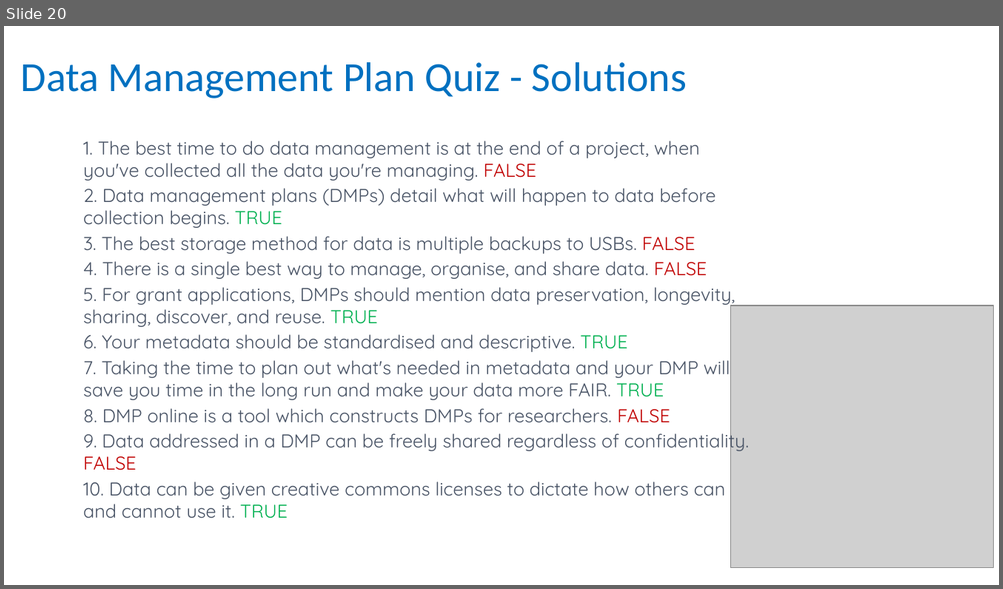
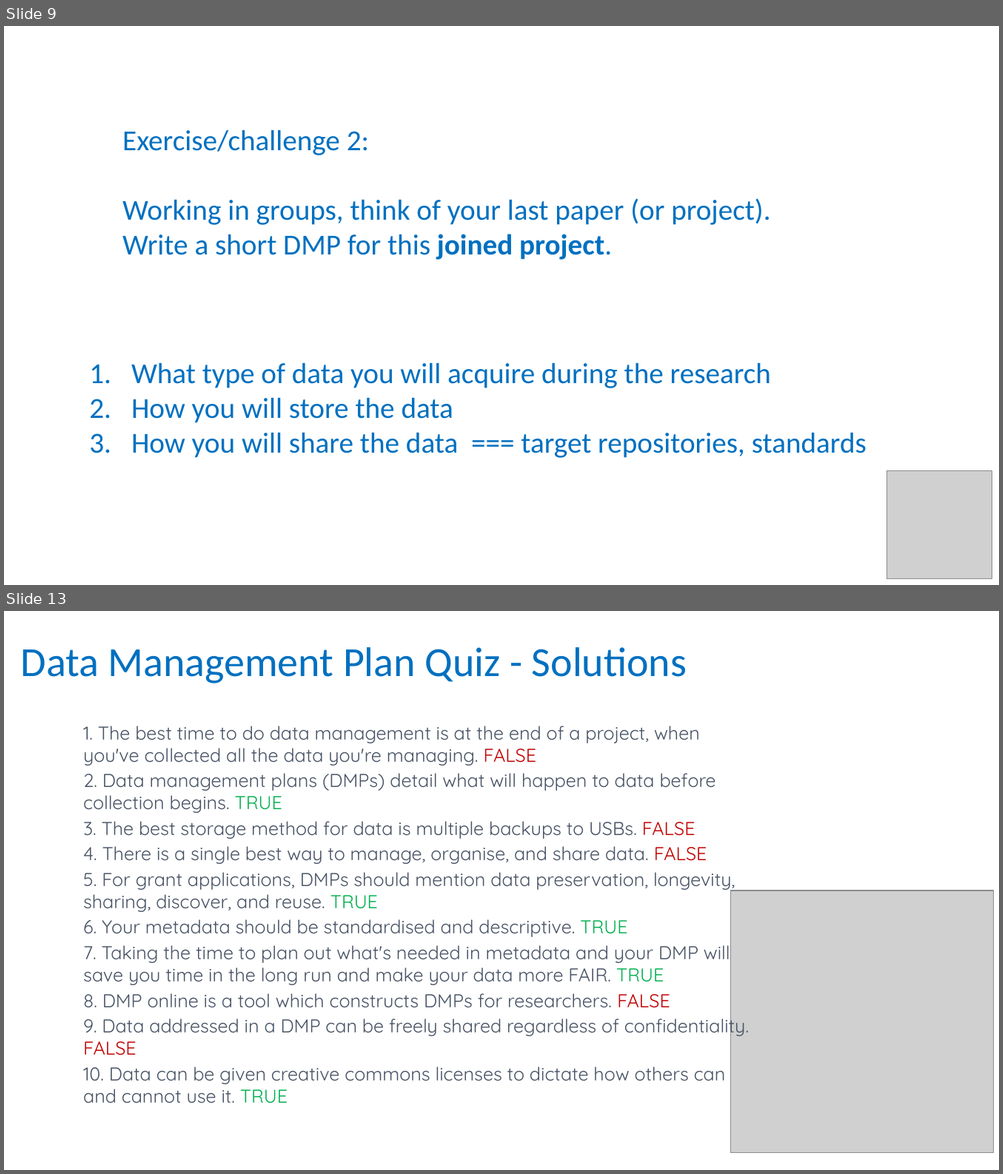
Before and after one commit to carpentries-incubator/fair-bio-practice, a slide deck: instructors/14-data_management_planning_v3.0.pptx. Shown one above the other, each under a label of ours: slide 20 before the commit, slides 9 and 13 after it; the slides between them are not shown. The pictures are 1003x589 and 1003x1174 pixels, drawn with LibreOffice and Linux fonts; fonts in the diff are those of the drawing; grey boxes stand for pictures. Boxes give left, top, right and bottom in pixels: in the first picture for what was removed or moved away, otherwise in the second. Text is boxed around its words. In the diff, an @@ line names an element or a change of style, - is before the commit and + after.

```diff
--- a/instructors/14-data_management_planning_v3.0.pptx
+++ b/instructors/14-data_management_planning_v3.0.pptx
@@ slide 9 added at bbox=[4, 26, 999, 585], background #FFFFFF @@
@@ text added at bbox=[122, 130, 770, 260], 28 pt, text #0070C0 @@
+Exercise/challenge 2:
+Working in groups, think of your last paper (or project).
+Write a short DMP for this joined project.
@@ text added at bbox=[131, 363, 866, 458], 28 pt, text #0070C0 @@
+1. What type of data you will acquire during the research
+2. How you will store the data
+3. How you will share the data === target repositories, standards
@@ picture added at bbox=[887, 471, 992, 580] @@
@@ what was slide 20 is now slide 13 @@
```
Also in this commit, not shown: 3 slides changed, 2 other slides added, 10 slides removed, 3 other files.
